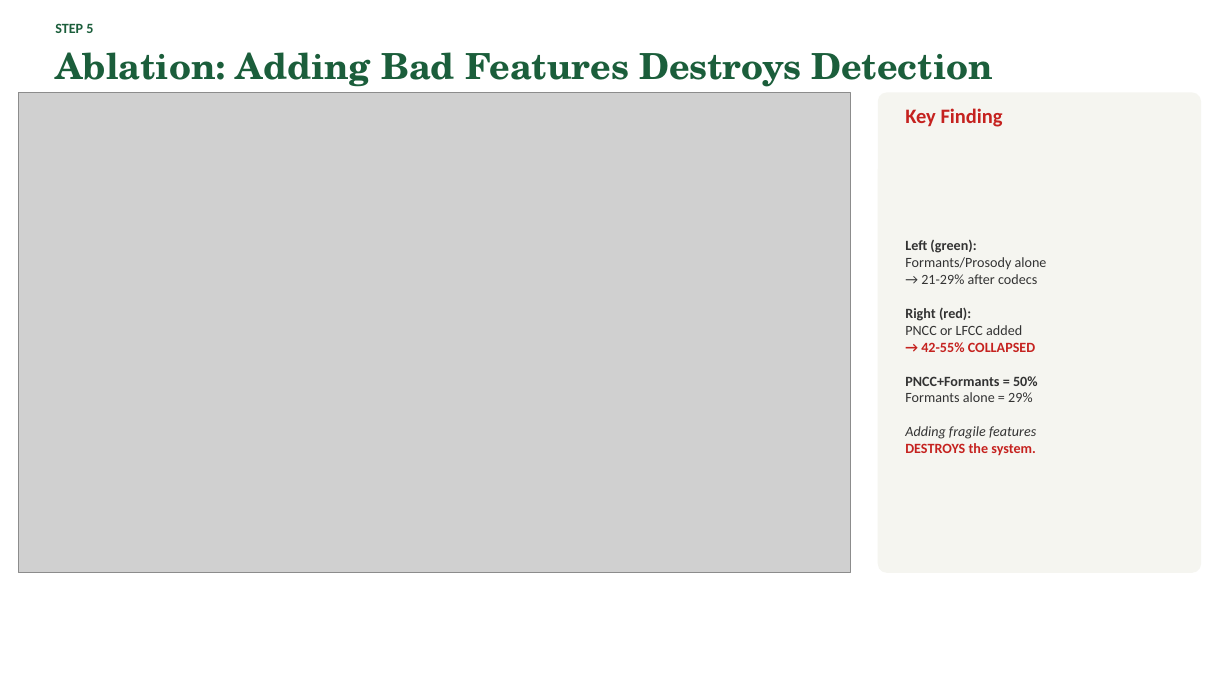
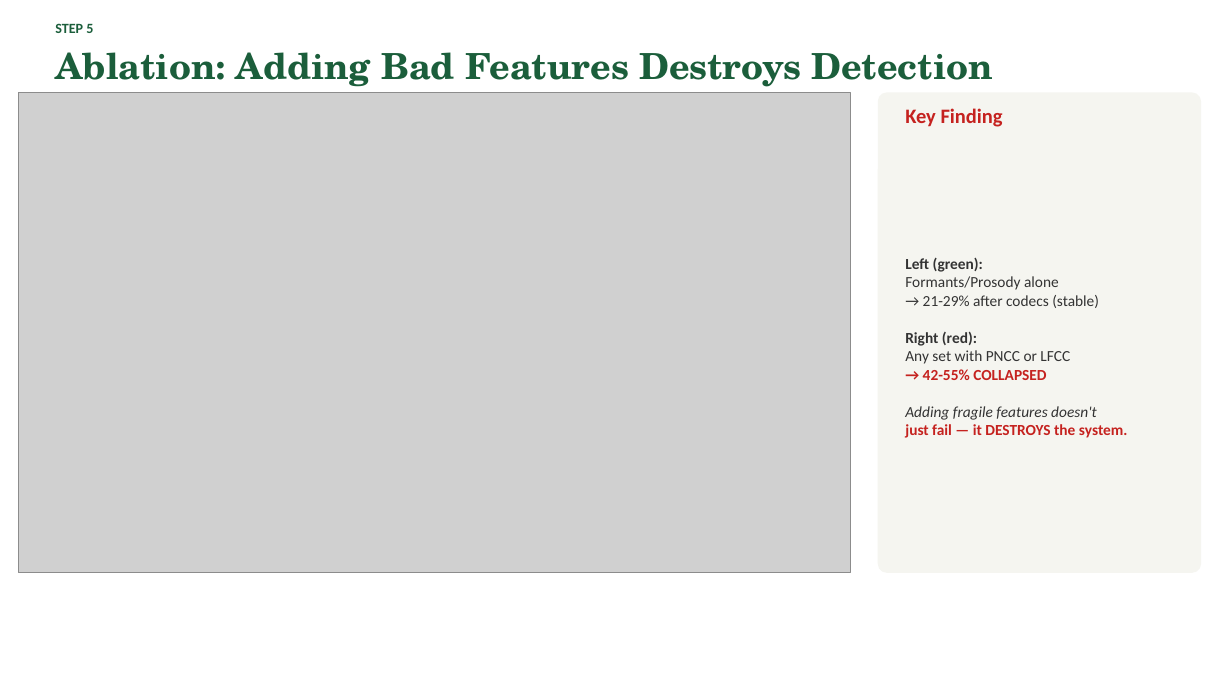
Before and after one commit to Yash-Sukhdeve/stats-audio-deepfake-detection, a slide deck: slide 9 of presentation/MCCNNY_2026_FINAL.pptx (slide 7 before the commit). Drawn at 1232x693 pixels with LibreOffice and Linux fonts; fonts in the diff are those of the drawing; grey boxes stand for pictures. Boxes give left, top, right and bottom in pixels: in the first picture for what was removed or moved away, otherwise in the second. Text is boxed around its words. In the diff, an @@ line names an element or a change of style, - is before the commit and + after.

```diff
--- a/presentation/MCCNNY_2026_FINAL.pptx
+++ b/presentation/MCCNNY_2026_FINAL.pptx
@@ text at (905, 258, 1059, 380): size 11 to 12 pt in "Left (green):", "Formants/Prosody alone", "Right (red):", "→ 42-55% COLLAPSED" @@
@@ text at (923, 295, 1099, 308): text changed; size 11 to 12 pt @@
-→ 21-29% after codecs
+→ 21-29% after codecs (stable)
@@ text at (905, 350, 1070, 364): text changed; size 11 to 12 pt @@
-PNCC or LFCC added
+Any set with PNCC or LFCC
@@ text at (905, 406, 1128, 438): text changed; size 11 to 12 pt; text colour #333333 to #C5221F; bold on @@
-PNCC+Formants = 50%
-Formants alone = 29%
-Adding fragile features
-DESTROYS the system.
+Adding fragile features doesn't
+just fail — it DESTROYS the system.
```
Also in this commit, not shown: 6 other slides changed, 4 slides added, 1 slide removed.
